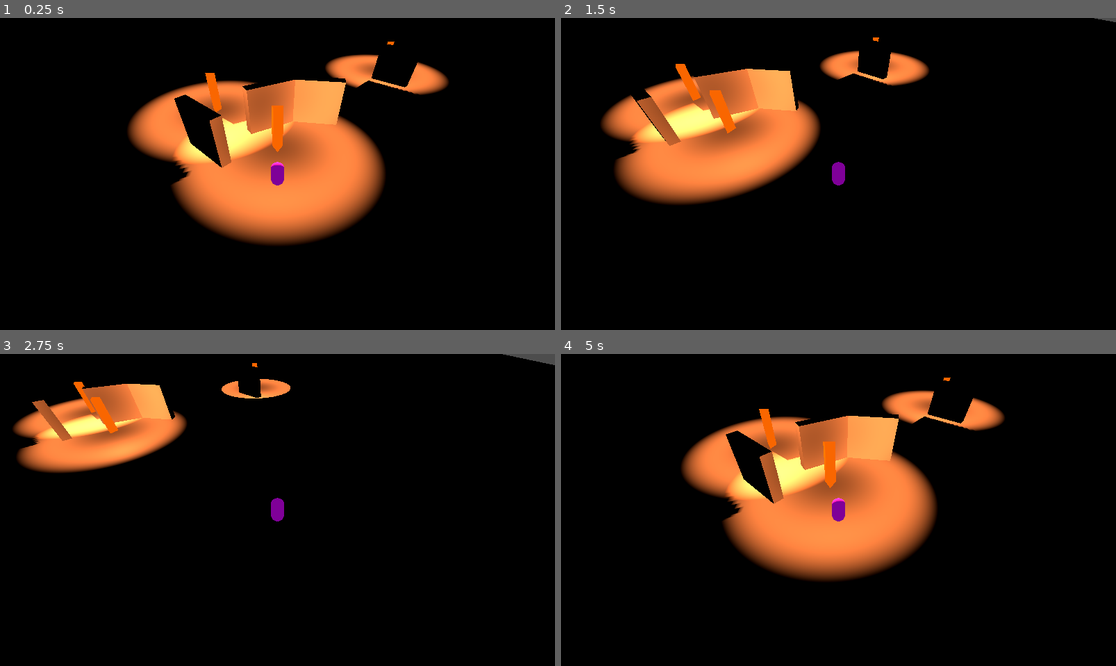
Above: before the commit, frames 1-4 (two rows, left to right).
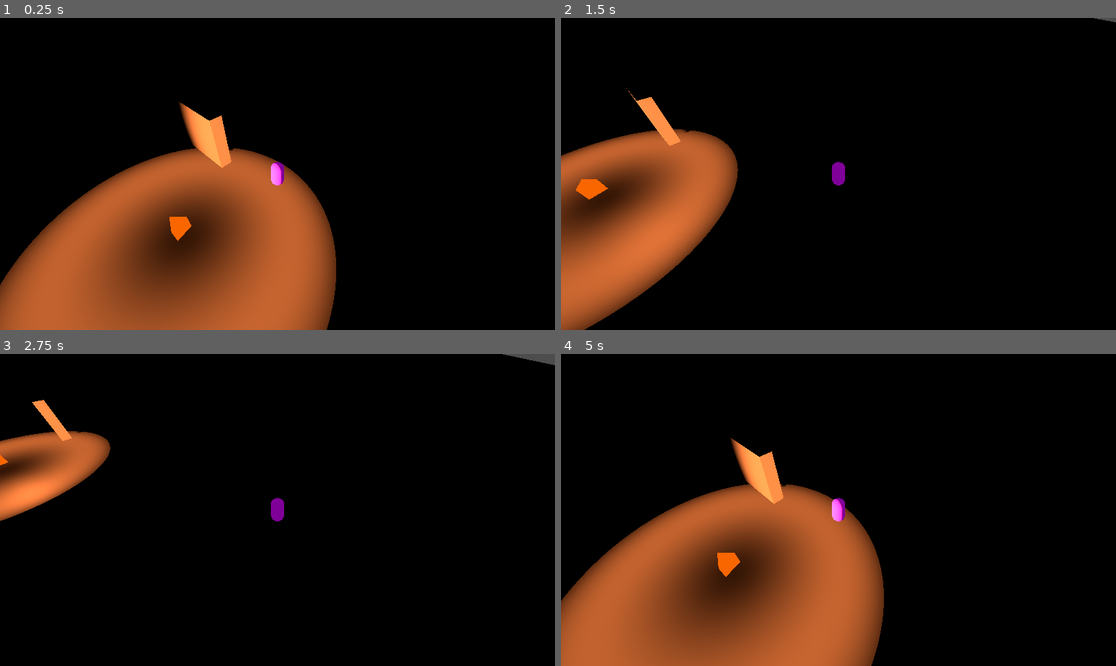
Above: after the commit, the same moments.

Repository: Jasp137/250405_MGJ_Shadowmancer
Game: Godot game, scene res://Scenes/world.tscn
The game is run twice, just before and just after one commit, with the same random seed, the same clock (stepped at 60 frames per second) and the same inputs.
Inputs:
- Up to frame 1 (0.25 s): no input
- Up to frame 2 (1.5 s): tap Enter at 0.5 s; hold D (character_right) 0.53-1.28 s; hold S (character_down) from 1.28 s (still down)
- Up to frame 3 (2.75 s): release S (character_down) at 2.03 s; hold D (character_right) from 2.03 s (still down)
- Up to frame 4 (5 s): release D (character_right) at 2.78 s; hold W (character_up) 2.78-3.53 s; hold A (character_left) from 3.53 s (still down)

The runs differ from the first frame. In frame 1, 40% of the frame differs, in the area x 0-81%, y 7-100%; in frame 2, 24%; in frame 3, 8.6%; in frame 4, 40%.

Commit message:
add chrystal scene

Diff:
--- /dev/null
+++ b/shadowbound_mini-jam/Scenes/crystal.tscn
@@ -0,0 +1,34 @@
+[gd_scene load_steps=4 format=3 uid="uid://cqxuxtj764hmy"]
+
+[sub_resource type="StandardMaterial3D" id="StandardMaterial3D_f3sb7"]
+transparency = 2
+alpha_scissor_threshold = 0.5
+alpha_antialiasing_mode = 0
+albedo_color = Color(1, 0.521569, 0.239216, 1)
+emission_enabled = true
+emission = Color(0.977333, 0.401053, 0, 1)
+
+[sub_resource type="PrismMesh" id="PrismMesh_f3sb7"]
+material = SubResource("StandardMaterial3D_f3sb7")
+
+[sub_resource type="CylinderShape3D" id="CylinderShape3D_f3sb7"]
+height = 1.0
+
+[node name="Crystal2" type="StaticBody3D"]
+
+[node name="MeshInstance3D" type="MeshInstance3D" parent="."]
+transform = Transform3D(1, 0, 0, 0, -4.37114e-08, -1, 0, 1, -4.37114e-08, 0, 0, 0)
+mesh = SubResource("PrismMesh_f3sb7")
+
+[node name="CollisionShape3D" type="CollisionShape3D" parent="."]
+transform = Transform3D(1.1, 0, 0, 0, 1.1, 0, 0, 0, 1.1, 0, 0, -0.1)
+shape = SubResource("CylinderShape3D_f3sb7")
+
+[node name="OmniLight3D" type="OmniLight3D" parent="."]
+transform = Transform3D(1, 0, 0, 0, 1, 0, 0, 0, 1, 0, 0.39418, 0)
+light_color = Color(1, 0.513726, 0.25098, 1)
+light_energy = 0.031
+light_specular = 0.338
+shadow_enabled = true
+omni_range = 10.0
+omni_attenuation = -3.182
--- a/shadowbound_mini-jam/Scenes/world.tscn
+++ b/shadowbound_mini-jam/Scenes/world.tscn
@@ -1,6 +1,7 @@
-[gd_scene load_steps=12 format=3 uid="uid://cdgb7baf7tn53"]
+[gd_scene load_steps=10 format=3 uid="uid://cdgb7baf7tn53"]
 
 [ext_resource type="Script" uid="uid://041o5lxjwga" path="res://Scripts/player_character.gd" id="1_a02cp"]
+[ext_resource type="PackedScene" uid="uid://cqxuxtj764hmy" path="res://Scenes/crystal.tscn" id="2_go701"]
 
 [sub_resource type="WorldBoundaryShape3D" id="WorldBoundaryShape3D_gv5m4"]
 
@@ -16,20 +17,6 @@
 material = SubResource("StandardMaterial3D_fj7yv")
 
 [sub_resource type="CapsuleShape3D" id="CapsuleShape3D_f3sb7"]
-
-[sub_resource type="StandardMaterial3D" id="StandardMaterial3D_f3sb7"]
-transparency = 2
-alpha_scissor_threshold = 0.5
-alpha_antialiasing_mode = 0
-albedo_color = Color(1, 0.521569, 0.239216, 1)
-emission_enabled = true
-emission = Color(0.977333, 0.401053, 0, 1)
-
-[sub_resource type="PrismMesh" id="PrismMesh_f3sb7"]
-material = SubResource("StandardMaterial3D_f3sb7")
-
-[sub_resource type="CylinderShape3D" id="CylinderShape3D_f3sb7"]
-height = 1.0
 
 [sub_resource type="BoxMesh" id="BoxMesh_f3sb7"]
 
@@ -62,66 +49,6 @@
 
 [node name="Camera3D" type="Camera3D" parent="Player/CameraPivot"]
 transform = Transform3D(1, 0, 0, 0, 1, 0, 0, 0, 1, 0, 0, 15)
-
-[node name="Crystal" type="StaticBody3D" parent="."]
-transform = Transform3D(1, 0, 0, 0, 8, 0, 0, 0, 1, 0, 0, -4.365)
-
-[node name="MeshInstance3D" type="MeshInstance3D" parent="Crystal"]
-transform = Transform3D(1, 0, 0, 0, -4.37114e-08, -1, 0, 1, -4.37114e-08, 0, 0, 0)
-mesh = SubResource("PrismMesh_f3sb7")
-
-[node name="CollisionShape3D" type="CollisionShape3D" parent="Crystal"]
-transform = Transform3D(1.1, 0, 0, 0, 1.1, 0, 0, 0, 1.1, 0, 0, -0.1)
-shape = SubResource("CylinderShape3D_f3sb7")
-
-[node name="OmniLight3D" type="OmniLight3D" parent="Crystal"]
-transform = Transform3D(8, 0, 0, 0, 1, 0, 0, 0, 8, 0, 0.39418, 0)
-light_color = Color(1, 0.513726, 0.25098, 1)
-light_energy = 0.031
-light_specular = 0.338
-shadow_enabled = true
-omni_range = 10.0
-omni_attenuation = -3.182
-
-[node name="Crystal2" type="StaticBody3D" parent="."]
-transform = Transform3D(1, 0, 0, 0, 8, 0, 0, 0, 1, -7.1672, 9.53674e-07, -11.6684)
-
-[node name="MeshInstance3D" type="MeshInstance3D" parent="Crystal2"]
-transform = Transform3D(1, 0, 0, 0, -4.37114e-08, -1, 0, 1, -4.37114e-08, 0, 0, 0)
-mesh = SubResource("PrismMesh_f3sb7")
-
-[node name="CollisionShape3D" type="CollisionShape3D" parent="Crystal2"]
-transform = Transform3D(1.1, 0, 0, 0, 1.1, 0, 0, 0, 1.1, 0, 0, -0.1)
-shape = SubResource("CylinderShape3D_f3sb7")
-
-[node name="OmniLight3D" type="OmniLight3D" parent="Crystal2"]
-transform = Transform3D(8, 0, 0, 0, 1, 0, 0, 0, 8, 0, 0.39418, 0)
-light_color = Color(1, 0.513726, 0.25098, 1)
-light_energy = 0.031
-light_specular = 0.338
-shadow_enabled = true
-omni_range = 10.0
-omni_attenuation = -3.182
-
-[node name="Crystal3" type="StaticBody3D" parent="."]
-transform = Transform3D(1, 0, 0, 0, 8, 0, 0, 0, 1, 17.3482, 9.53674e-07, -25.1021)
-
-[node name="MeshInstance3D" type="MeshInstance3D" parent="Crystal3"]
-transform = Transform3D(1, 0, 0, 0, -4.37114e-08, -1, 0, 1, -4.37114e-08, 0, 0, 0)
-mesh = SubResource("PrismMesh_f3sb7")
-
-[node name="CollisionShape3D" type="CollisionShape3D" parent="Crystal3"]
-transform = Transform3D(1.1, 0, 0, 0, 1.1, 0, 0, 0, 1.1, 0, 0, -0.1)
-shape = SubResource("CylinderShape3D_f3sb7")
-
-[node name="OmniLight3D" type="OmniLight3D" parent="Crystal3"]
-transform = Transform3D(8, 0, 0, 0, 1, 0, 0, 0, 8, 0, 0.39418, 0)
-light_color = Color(1, 0.513726, 0.25098, 1)
-light_energy = 0.031
-light_specular = 0.338
-shadow_enabled = true
-omni_range = 10.0
-omni_attenuation = -3.182
 
 [node name="StaticBody3D" type="StaticBody3D" parent="."]
 transform = Transform3D(0.49098, 0, -4.35585, 0, 5, 0, 0.871171, 0, 2.4549, -0.714971, 1.92459, -8.43845)
@@ -162,3 +89,6 @@
 
 [node name="CollisionShape3D" type="CollisionShape3D" parent="Wall2"]
 shape = SubResource("BoxShape3D_fj7yv")
+
+[node name="Crystal2" parent="." instance=ExtResource("2_go701")]
+transform = Transform3D(1, 0, 0, 0, 1, 0, 0, 0, 1, -5.75583, 1.13981, 4.54952)
